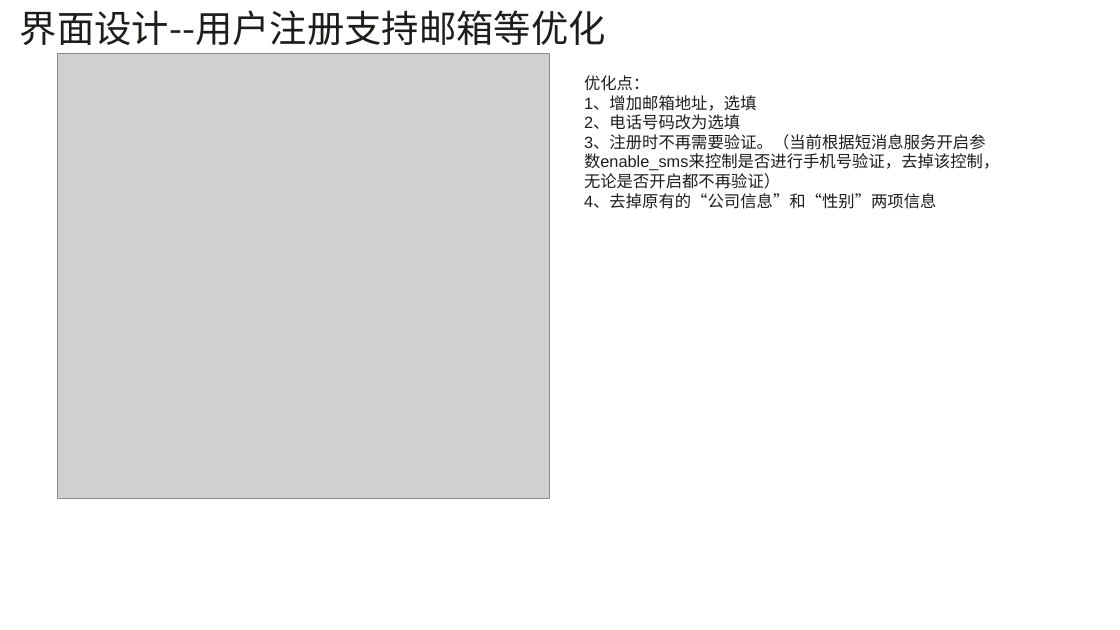
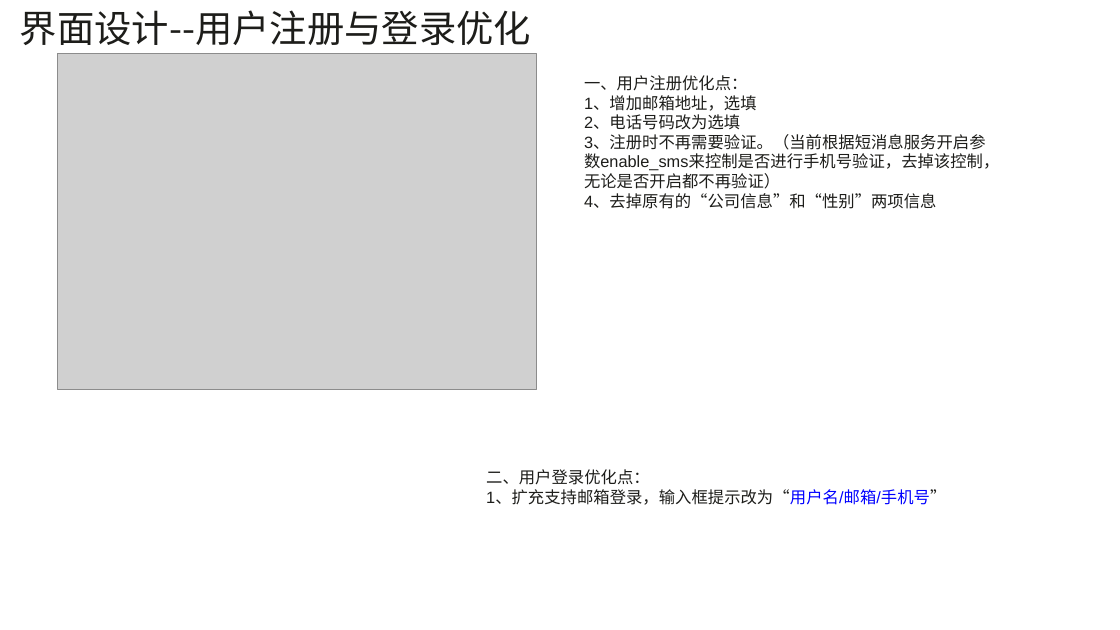
Before and after one commit to EdgeGallery/community, a slide deck: slide 10 of Architecture WG/Requirements/v1.1/Edge Gallery1.1 用户管理特性优化与分权控制方案分析.pptx. Drawn at 1120x630 pixels with LibreOffice and Linux fonts; fonts in the diff are those of the drawing; grey boxes stand for pictures. Boxes give left, top, right and bottom in pixels: in the first picture for what was removed or moved away, otherwise in the second. Text is boxed around its words. In the diff, an @@ line names an element or a change of style, - is before the commit and + after.

Commit message:
更新用户管理特性优化与分权控制方案分析文档

```diff
--- a/Architecture WG/Requirements/v1.1/Edge Gallery1.1 用户管理特性优化与分权控制方案分析.pptx
+++ b/Architecture WG/Requirements/v1.1/Edge Gallery1.1 用户管理特性优化与分权控制方案分析.pptx
@@ subtitle at [20, 10, 531, 45]: text changed @@
-界面设计--用户注册支持邮箱等优化
+界面设计--用户注册与登录优化
@@ picture: place and size @@
-picture at [58, 54, 549, 498]
+picture at [58, 54, 536, 390]
@@ text at [584, 75, 748, 91]: text changed @@
-优化点：
+一、用户注册优化点：
@@ text added at [486, 469, 946, 505], 14 pt, text #1D1D1A @@
+二、用户登录优化点：
+1、扩充支持邮箱登录，输入框提示改为“用户名/邮箱/手机号”
```
Also in this commit, not shown: 4 other slides changed.
